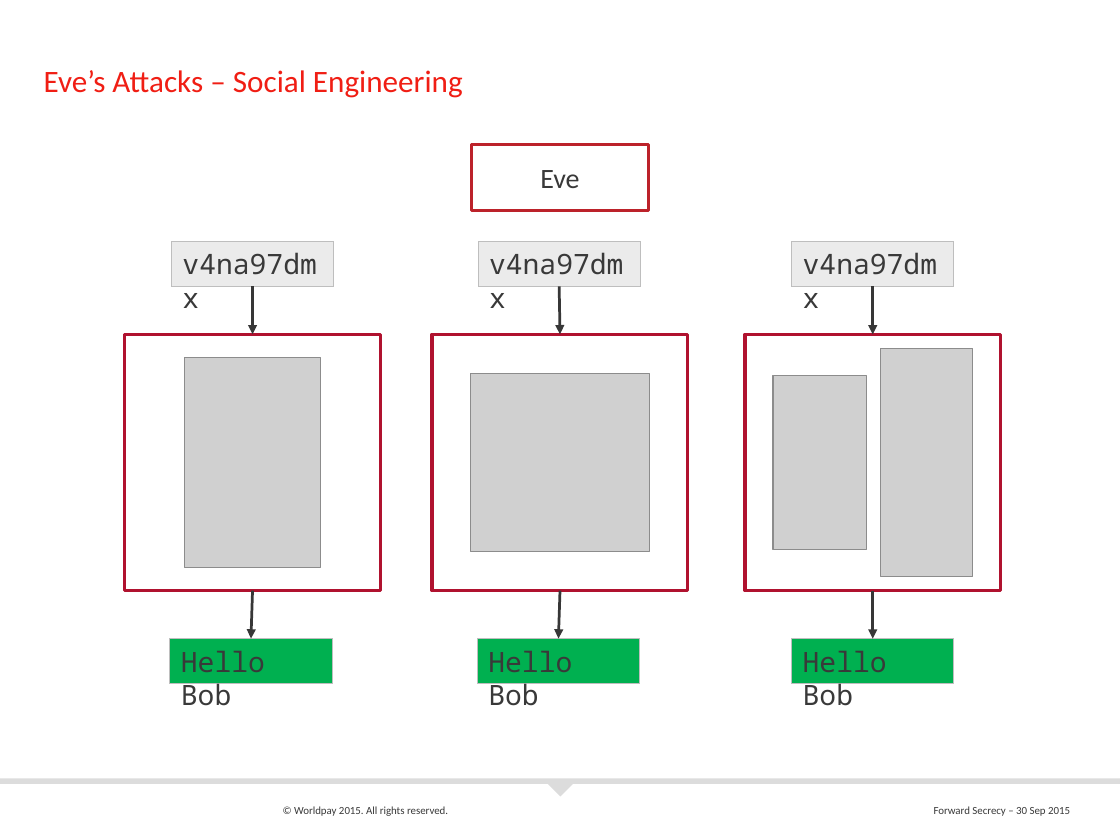
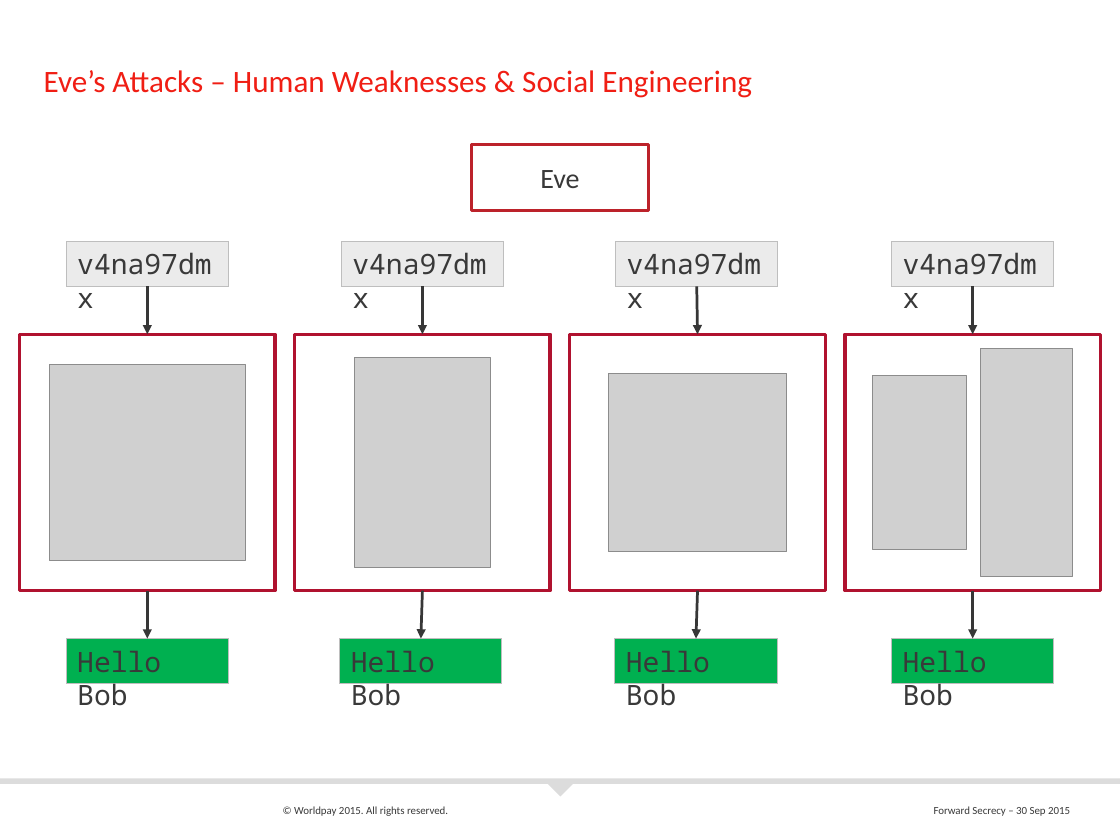
Before and after one commit to andybrodie/fsdemoapp, a slide deck: slide 12 of docs/Forward Secrecy in Java.pptx. Drawn at 1120x840 pixels with LibreOffice and Linux fonts; fonts in the diff are those of the drawing; grey boxes stand for pictures; background and template pictures are left out. Boxes give left, top, right and bottom in pixels: in the first picture for what was removed or moved away, otherwise in the second. Text is boxed around its words. In the diff, an @@ line names an element or a change of style, - is before the commit and + after.

```diff
--- a/docs/Forward Secrecy in Java.pptx
+++ b/docs/Forward Secrecy in Java.pptx
@@ title at box(44, 70, 752, 98): text changed @@
-Eve’s Attacks – Social Engineering
+Eve’s Attacks – Human Weaknesses & Social Engineering
@@ 3 rectangles, 1 picture, 1 arrow: place and size @@
-3 rectangles, 1 picture, 1 arrow at box(432, 241, 688, 683)
+3 rectangles, 1 picture, 1 arrow at box(570, 241, 825, 683)
@@ 3 rectangles, 2 pictures, 2 arrows: place and size @@
-3 rectangles, 2 pictures, 2 arrows at box(745, 241, 1000, 683)
+3 rectangles, 2 pictures, 2 arrows at box(844, 241, 1100, 683)
@@ group added at box(19, 241, 274, 683): 3 rectangles, 2 arrows, 1 picture @@
+Hello Bob
+v4na97dmx
@@ 3 rectangles, 2 arrows, 1 picture: place and size @@
-3 rectangles, 2 arrows, 1 picture at box(124, 241, 380, 683)
+3 rectangles, 2 arrows, 1 picture at box(295, 241, 550, 683)
@@ arrow moved from (560, 590) - (559, 638) to (698, 590) - (696, 638) @@
```
Also in this commit, not shown: 7 other slides changed, 2 slides added, 4 slides removed.
